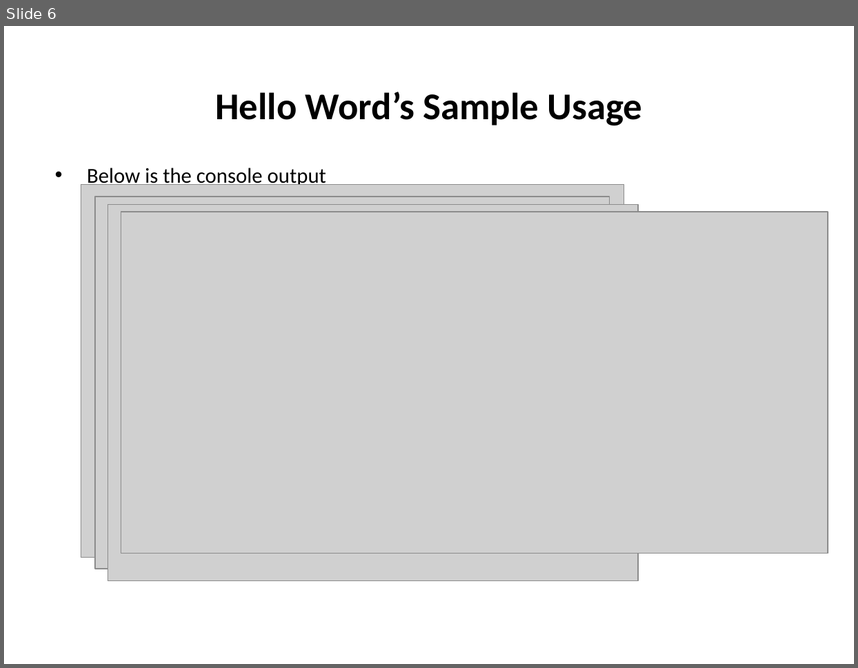
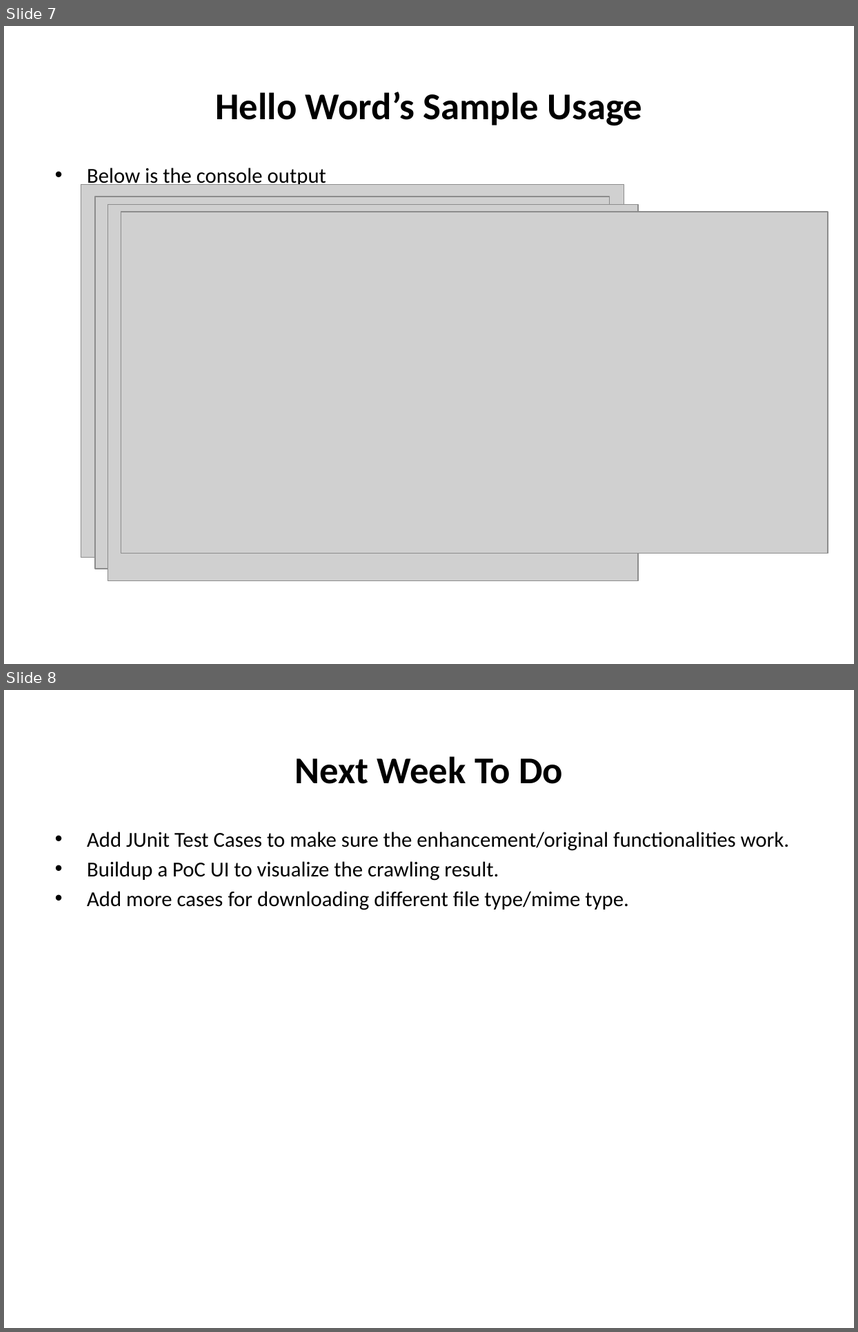
Before and after one commit to johnklee/sd2014, a slide deck: SD_Crawler4j/docs/Crawler4j_Introduction.pptx. Shown one above the other, each under a label of ours: slide 6 before the commit, slides 7 and 8 after it. The pictures are 858x668 and 858x1332 pixels, drawn with LibreOffice and Linux fonts; fonts in the diff are those of the drawing; grey boxes stand for pictures. Boxes give left, top, right and bottom in pixels: in the first picture for what was removed or moved away, otherwise in the second. Text is boxed around its words. In the diff, an @@ line names an element or a change of style, - is before the commit and + after.

```diff
--- a/SD_Crawler4j/docs/Crawler4j_Introduction.pptx
+++ b/SD_Crawler4j/docs/Crawler4j_Introduction.pptx
@@ slide 8 added at [4, 690, 854, 1328], background #FFFFFF @@
@@ title added at [294, 756, 563, 784], 32 pt, text #000000, bold @@
+Next Week To Do
@@ text added at [87, 831, 789, 910], 18 pt, text #000000 @@
+• Add JUnit Test Cases to make sure the enhancement/original functionalities work.
+• Buildup a PoC UI to visualize the crawling result.
+• Add more cases for downloading different file type/mime type.
@@ what was slide 6 is now slide 7 @@
```
Also in this commit, not shown: 1 other slide added, 3 other files.
